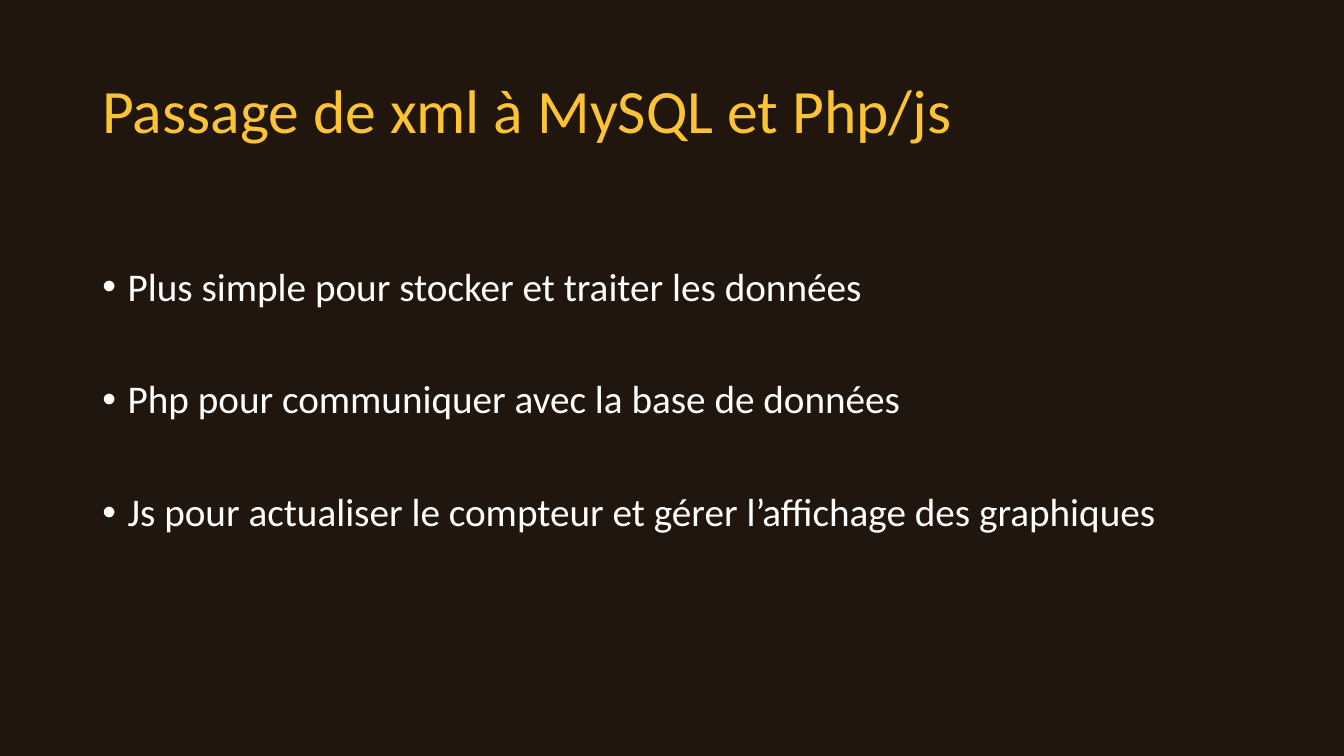
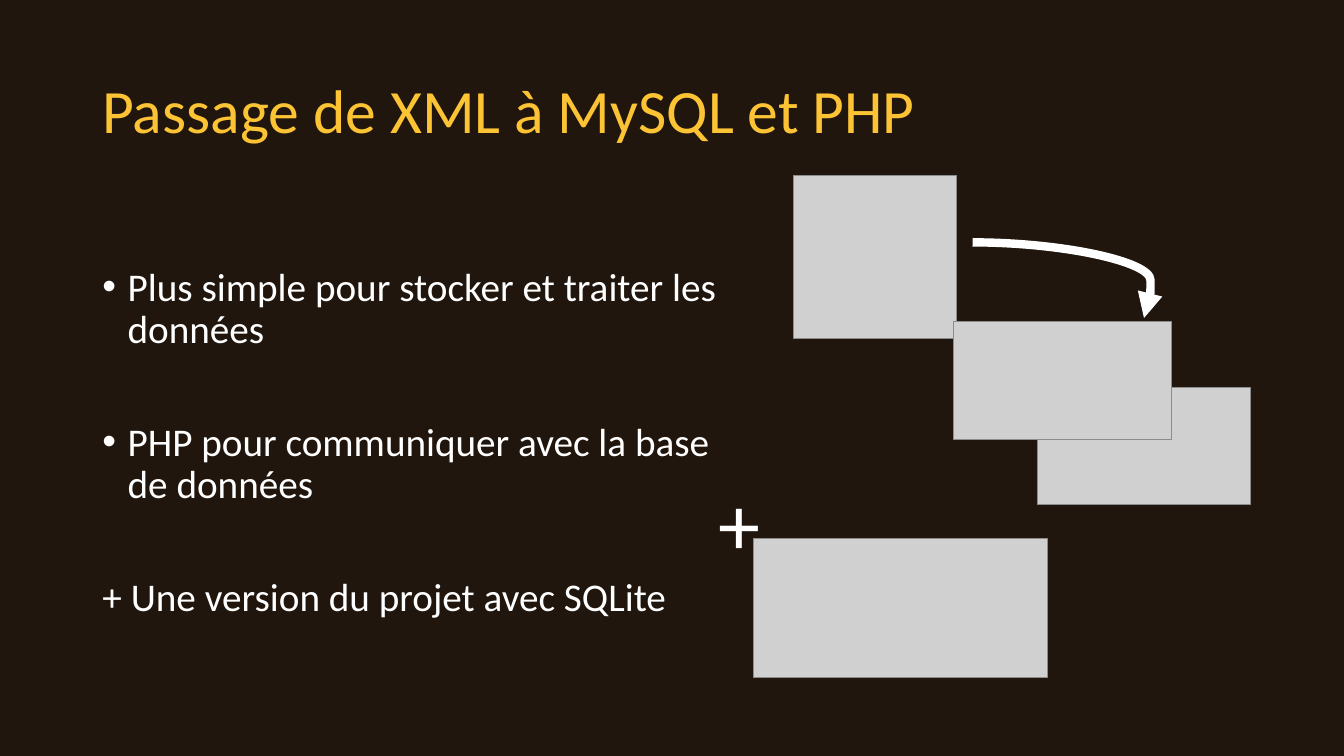
Before and after one commit to gdgaetan/openbee, a slide deck: slide 14 of présentation.pptx (slide 9 before the commit). Drawn at 1344x756 pixels with LibreOffice and Linux fonts; fonts in the diff are those of the drawing; grey boxes stand for pictures; background and template pictures are left out. Boxes give left, top, right and bottom in pixels: in the first picture for what was removed or moved away, otherwise in the second. Text is boxed around its words. In the diff, an @@ line names an element or a change of style, - is before the commit and + after.

```diff
--- a/présentation.pptx
+++ b/présentation.pptx
@@ title at [102, 90, 915, 144]: text changed @@
-Passage de xml à MySQL et Php/js
+Passage de XML à MySQL et PHP
@@ picture added at [793, 175, 957, 339] @@
@@ curved arrow added from (973, 242) to (1144, 318), #FFFFFF 6 pt @@
@@ picture added at [954, 322, 1172, 440] @@
@@ picture added at [1037, 388, 1250, 504] @@
@@ text at [128, 428, 709, 618]: text changed @@
-• Php pour communiquer avec la base de données
-• Js pour actualiser le compteur et gérer l’affichage des graphiques
+• PHP pour communiquer avec la base de données
++ Une version du projet avec SQLite
@@ text added at [709, 467, 757, 579], 60 pt, text #FFFFFF @@
++
@@ picture added at [754, 538, 1049, 678] @@
```
Also in this commit, not shown: 10 other slides changed, 8 slides added, 1 slide removed, 1 other file.
